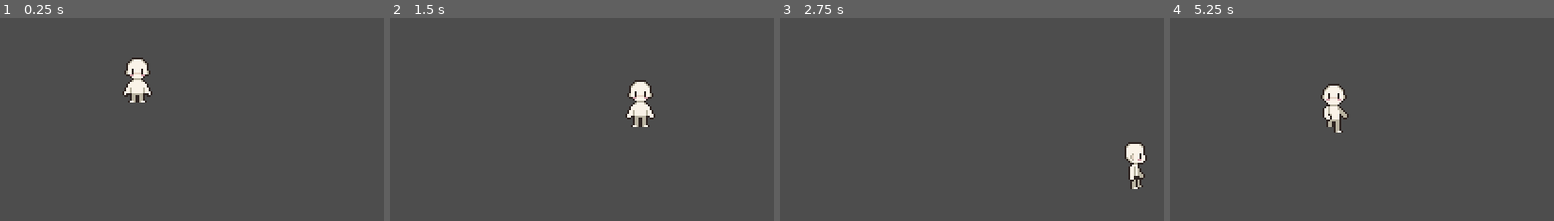
Above: before the commit, frames 1-4 (left to right).
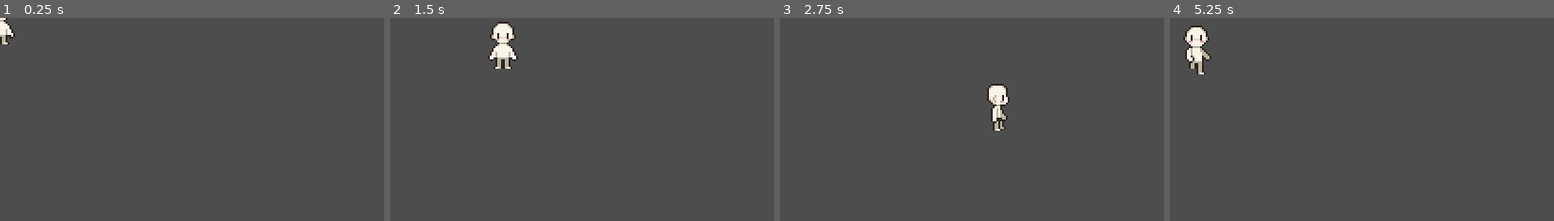
Above: after the commit, the same moments.

Repository: Ciencia-Visual/untitlled-game
Game: Godot game, scene res://scenes/player.tscn
The game is run twice, just before and just after one commit, with the same random seed, the same clock (stepped at 60 frames per second) and the same inputs. The project has no main scene, so this scene is started directly.
Inputs:
- Up to frame 1 (0.25 s): no input
- Up to frame 2 (1.5 s): hold D (move-right) 0.53-1.28 s; hold Shift (run) 0.53-1.28 s; hold S (move-down) from 1.28 s (still down); tap Shift (run) at 1.35 s
- Up to frame 3 (2.75 s): release S (move-down) at 2.03 s; hold D (move-right) from 2.03 s (still down); hold Shift (run) from 2.03 s (still down)
- Up to frame 4 (5.25 s): release D (move-right) at 2.78 s; release Shift (run) at 2.78 s; hold W (move-up) 2.78-3.53 s; tap Shift (run) at 2.85, 4.35 s; hold Shift (run) 3.53-4.28 s; hold A (move-left) 3.53-5.03 s; hold S (move-down) from 5.03 s (still down); hold Shift (run) from 5.03 s (still down)

The runs differ from the first frame. In frame 1, 1.6% of the frame differs, in the area x 0-40%, y 0-42%; in frame 2, 2.5%, in the area x 25-70%, y 1-54%; in frame 3, 1.9%; in frame 4, 2.3%.

Commit message:
upload-assets-environment

Diff:
--- a/scenes/player.tscn
+++ b/scenes/player.tscn
@@ -602,12 +602,10 @@
 }]
 
 [node name="Player" type="Node2D" unique_id=2088386445]
-position = Vector2(73, 31)
 metadata/_edit_group_ = true
 
 [node name="CharacterBody2D" type="CharacterBody2D" parent="." unique_id=1458504403]
 script = ExtResource("1_g2els")
-SPEED = null
 
 [node name="CollisionShape2D" type="CollisionShape2D" parent="CharacterBody2D" unique_id=160252386]
 position = Vector2(0, 10)
Binary file added: assets/environment/interior-type-retro/TopDownHouse_DoorsAndWindows.png
Not shown, added: assets/environment/interior-type-retro/TopDownHouse_DoorsAndWindows.png.import
Binary file added: assets/environment/interior-type-retro/TopDownHouse_FloorsAndWalls.png
Not shown, added: assets/environment/interior-type-retro/TopDownHouse_FloorsAndWalls.png.import
Binary file added: assets/environment/interior-type-retro/TopDownHouse_FloorsAndWalls_OpenDoors.png
Not shown, added: assets/environment/interior-type-retro/TopDownHouse_FloorsAndWalls_OpenDoors.png.import
Binary file added: assets/environment/interior-type-retro/TopDownHouse_FurnitureState1.png
Not shown, added: assets/environment/interior-type-retro/TopDownHouse_FurnitureState1.png.import
Binary file added: assets/environment/interior-type-retro/TopDownHouse_FurnitureState2.png
Not shown, added: assets/environment/interior-type-retro/TopDownHouse_FurnitureState2.png.import
Binary file added: assets/environment/interior-type-retro/TopDownHouse_SmallItems.png
Not shown, added: assets/environment/interior-type-retro/TopDownHouse_SmallItems.png.import
(and 4 more such lines)
